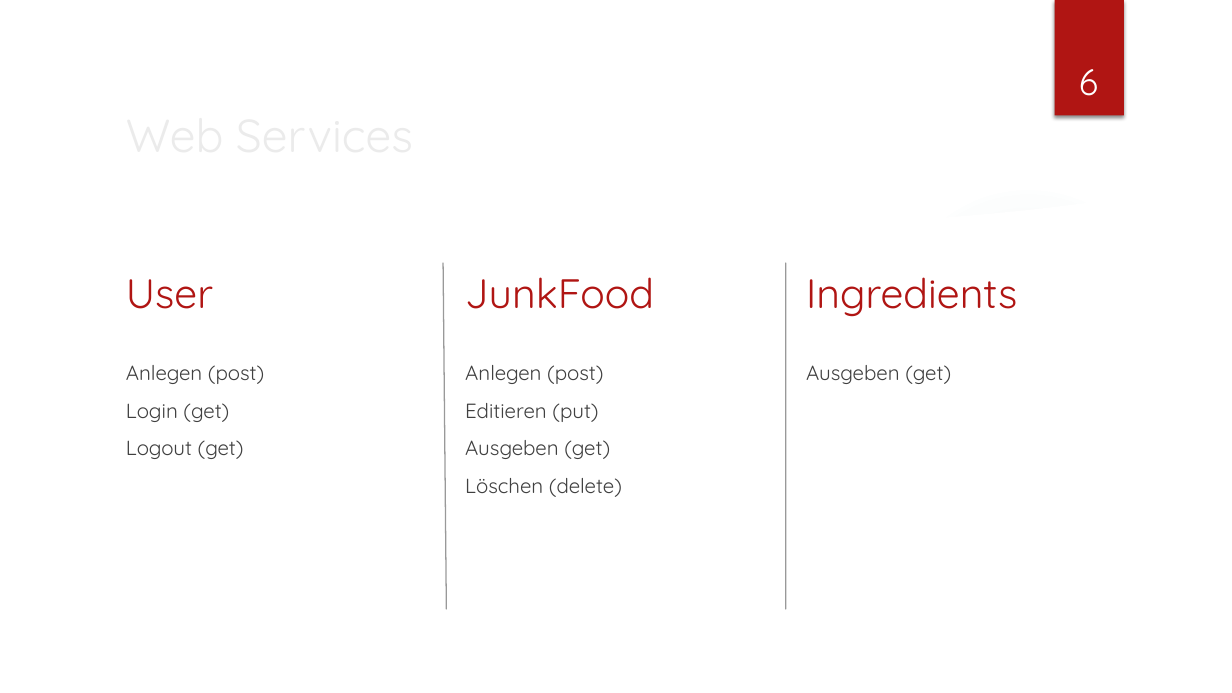
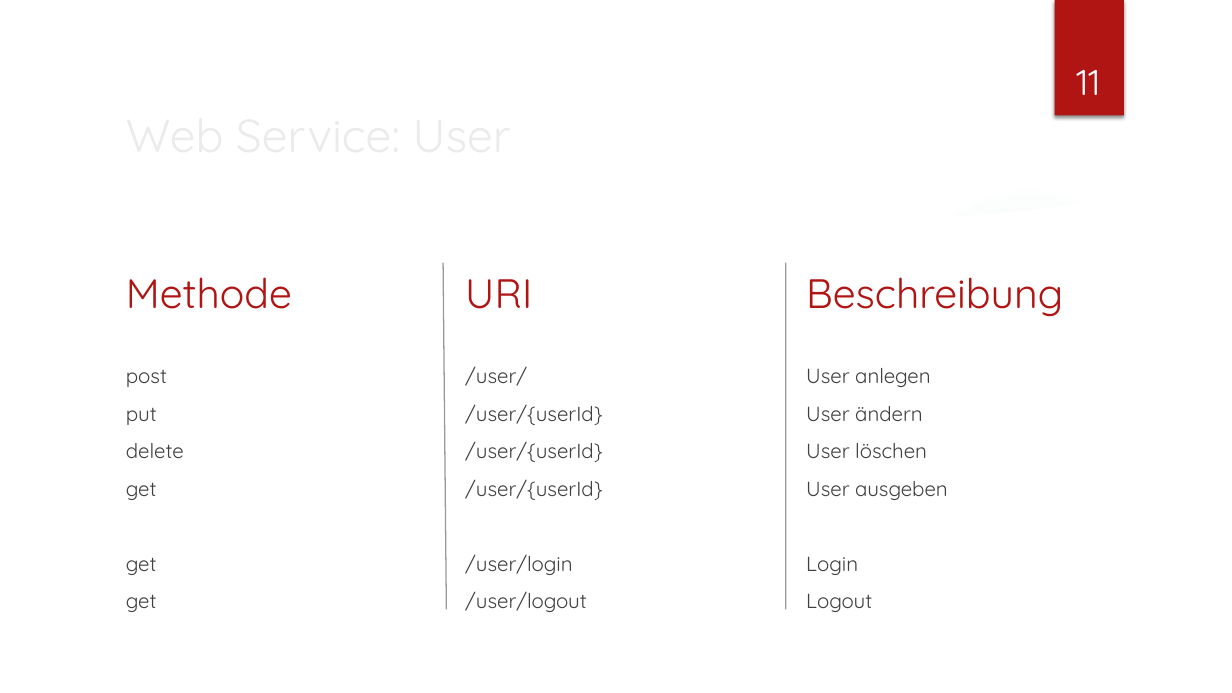
Before and after one commit to stauti/junk-food-analyzer, a slide deck: slide 11 of docs/Spezifikation/WS2.pptx (slide 6 before the commit). Drawn at 1232x693 pixels with LibreOffice and Linux fonts; fonts in the diff are those of the drawing; background and template pictures are left out. Boxes give left, top, right and bottom in pixels: in the first picture for what was removed or moved away, otherwise in the second. Text is boxed around its words. In the diff, an @@ line names an element or a change of style, - is before the commit and + after.

```diff
--- a/docs/Spezifikation/WS2.pptx
+++ b/docs/Spezifikation/WS2.pptx
@@ page number at (1076, 70, 1100, 95): text changed @@
-6
+11
@@ text at (126, 277, 292, 309): text changed @@
-User
+Methode
@@ text at (465, 279, 532, 309): text changed @@
-JunkFood
+URI
@@ text at (806, 277, 1063, 317): text changed @@
-Ingredients
+Beschreibung
@@ text at (126, 370, 184, 612): text changed @@
-Anlegen (post)
-Login (get)
-Logout (get)
+post
+put
+delete
+get
+get
+get
@@ title at (465, 366, 527, 386): text changed @@
-Web Services
+Web Service: User
@@ text at (806, 368, 948, 612): text changed @@
-Ausgeben (get)
+User anlegen
+User ändern
+User löschen
+User ausgeben
+Login
+Logout
@@ text at (465, 404, 602, 612): text changed @@
-Anlegen (post)
-Editieren (put)
-Ausgeben (get)
-Löschen (delete)
+/user/
+/user/{userId}
+/user/{userId}
+/user/{userId}
+/user/login
+/user/logout
```
Also in this commit, not shown: 5 other slides changed, 7 slides added, 1 other file.
